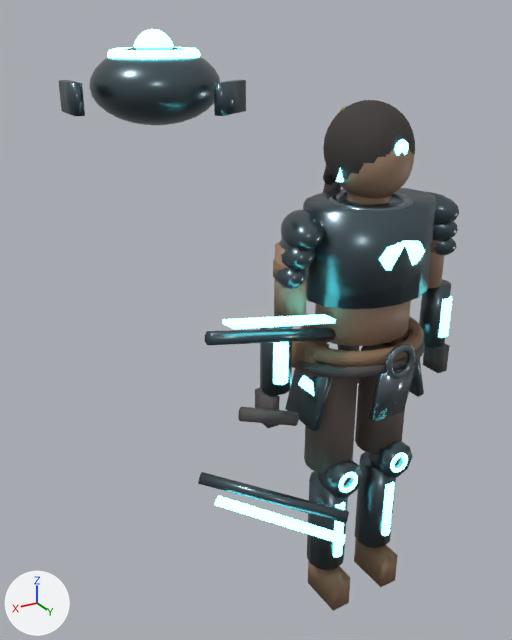
One commit to the Blender file models/heroine_aria.blend: the scene before it, then after it.
Both versions are drawn from a camera (50 mm lens) standing at (1.374, 1.632, 1.999) and looking at (0.274, -0.201, 1.083). The lights are fixed; the arrows at lower left show +X, +Y and +Z. The picture after the commit comes second.

Names of what the first picture shows: 'Heroine_Body'.
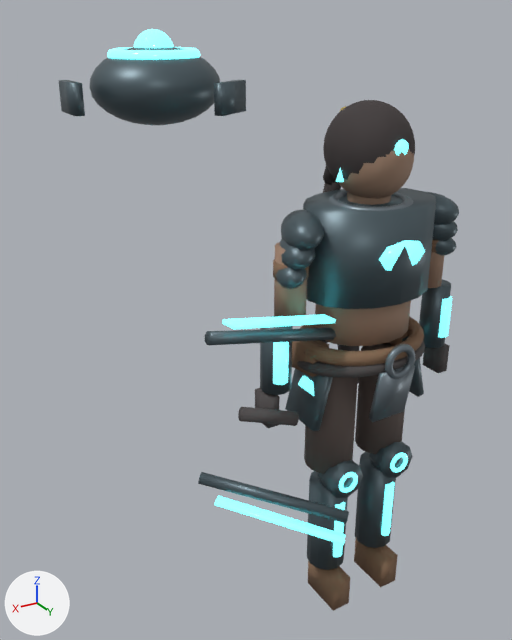
Boxes [x1, y1, x2, y2] around the edits, measured in the pictures (512 x 640 px):
'Heroine_Body', surface changed: [65, 29, 458, 582] in both

What the commit changed:
In material 'Rune_Glow_Cyan' (mat_rune_glow_cyan), emission_strength goes from 4.5 to 1.6.
In material 'Armor_Slate' (mat_armor_slate), roughness goes from 0.28 to 0.43.
